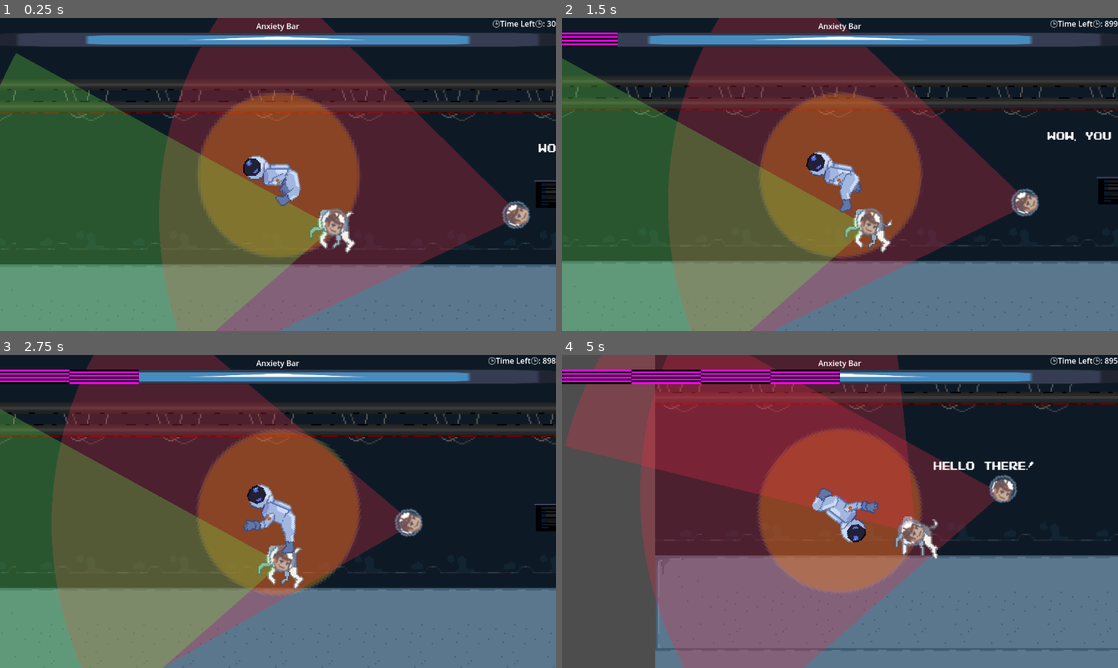
Above: before the commit, frames 1-4 (two rows, left to right).
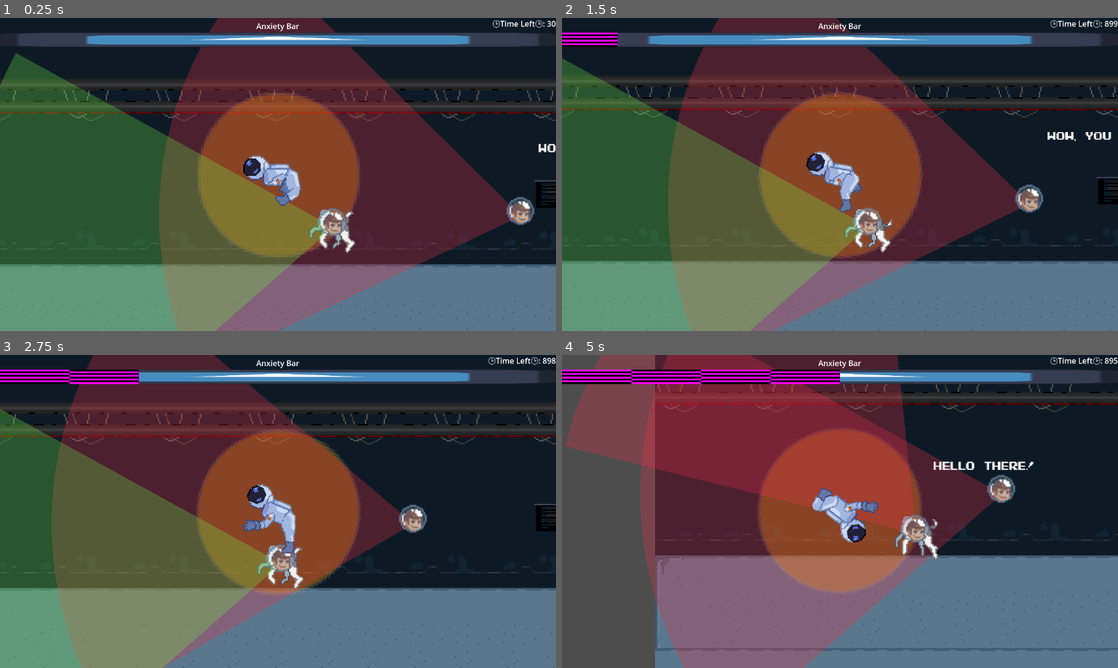
Above: after the commit, the same moments.

Repository: PiotrusWatson/last_party
Game: Godot game, scene res://worlds/piotrus_scene_real.tscn
Two runs of this game, one before a commit and one after it. Both use one fixed random seed, a clock stepped at 60 frames per second and the inputs below. This scene is started directly instead of the project's main scene. The engine's default icon, where the game draws it, is replaced by a stand-in: a white triangle on a blue panel in a dark square.
Inputs (mouse positions are in pixels of both pictures, inside the frame that each line leads up to):
- Up to frame 1 (0.25 s): no input
- Up to frame 2 (1.5 s): move the mouse to (812, 237) at 0.52 s; press the mouse at (812, 237) at 0.53 s; move the mouse to (1006, 221) at 1.27 s; release the mouse at (1006, 221) at 1.28 s; tap E (Interact) at 1.35 s
- Up to frame 3 (2.75 s): move the mouse to (111, 464) at 2.02 s; press the mouse at (111, 464) at 2.03 s
- Up to frame 4 (5 s): move the mouse to (867, 511) at 2.77 s; release the mouse at (867, 511) at 2.78 s; tap E (Interact) at 2.85, 4.35 s; move the mouse to (756, 433) at 3.52 s; press the mouse at (756, 433) at 3.53 s; move the mouse to (962, 495) at 4.27 s; release the mouse at (962, 495) at 4.28 s

The runs differ from the first frame. In frame 1, 0.6% of the frame differs, in the area x 57-97%, y 57-70%; in frame 2, 0.6%, in the area x 52-87%, y 53-70%; in frame 3, 0.6%; in frame 4, 0.6%.

Commit message:
cleared out some stuff were starting fresh

Diff:
--- a/prefabs/partygoer/head_pivot.gd
+++ b/prefabs/partygoer/head_pivot.gd
@@ -16,11 +16,5 @@
 	pass
 
 func rotate_clamped(desired_rotation: float):
-	print("current desired rotation", desired_rotation)
-	var limits = pos_limits
-	if desired_rotation > deg_to_rad(pos_limits.x) and desired_rotation < deg_to_rad(pos_limits.y):
-		#head.scale.x = -1
-		limits = neg_limits
-
-
-	global_rotation = clamp(desired_rotation, limits.x, limits.y)
+	desired_rotation = 0
+	rotation = 0
